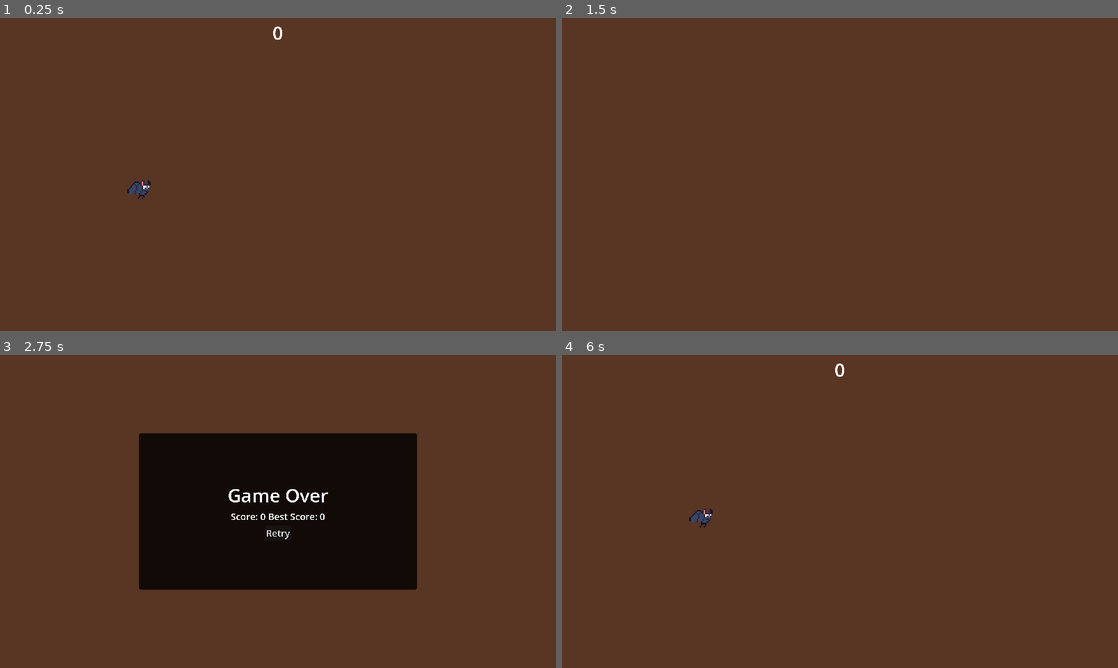
Above: before the commit, frames 1-4 (two rows, left to right).
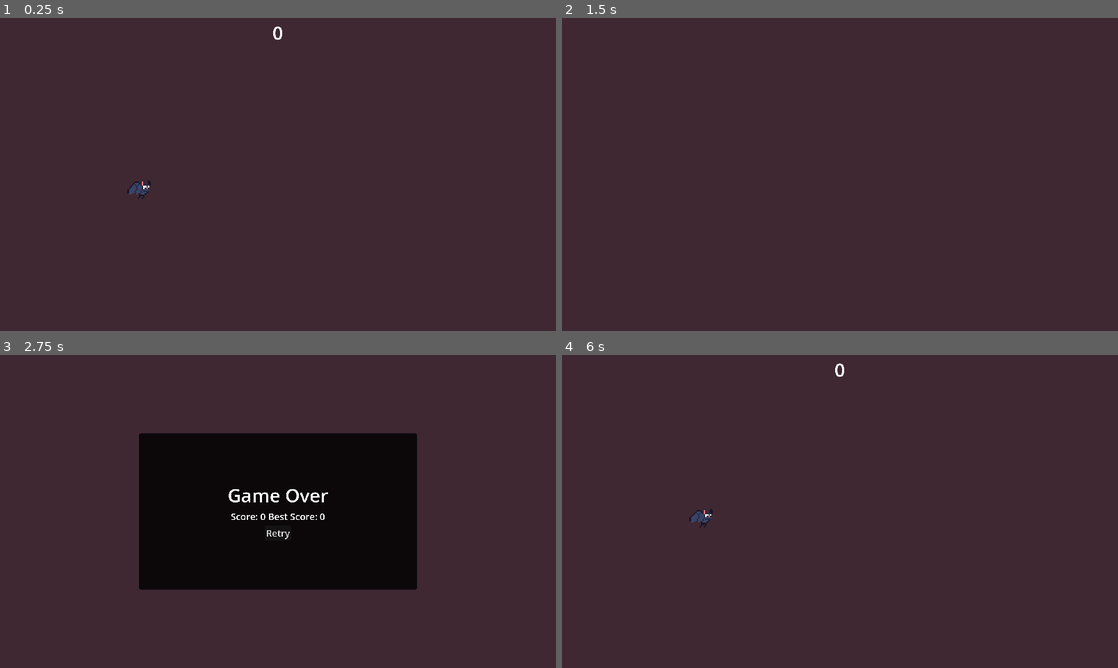
Above: after the commit, the same moments.

Repository: kirjahri/flappy-bat
Game: Godot game, scene res://scenes/main.tscn
Same seed, same stepped clock (60 frames per second), same inputs: the game is played once before the commit and once after it.
Inputs (mouse positions are in pixels of both pictures, inside the frame that each line leads up to):
- Up to frame 1 (0.25 s): no input
- Up to frame 2 (1.5 s): move the mouse to (962, 158) at 0.52 s; hold Right mouse button (dive) 0.53-1.28 s; click (962, 158) at 0.77 s; click (962, 158) at 1.07 s; move the mouse to (728, 190) at 1.27 s; right-click (728, 190) at 1.35 s
- Up to frame 3 (2.75 s): click (166, 527) at 1.52 s; click (166, 527) at 1.82 s; tap Enter at 2 s; move the mouse to (333, 442) at 2.02 s; hold Right mouse button (dive) from 2.03 s (still down)
- Up to frame 4 (6 s): release Right mouse button (dive) at 2.75 s; click "Retry" at 2.75 s; move the mouse to (812, 574) at 3.52 s; right-click (812, 574) at 3.6 s; click (812, 574) at 3.77 s; click (812, 574) at 4.07 s; move the mouse to (1006, 558) at 4.27 s; hold Right mouse button (dive) 4.28-5.03 s; click (1006, 558) at 4.52 s; click (1006, 558) at 4.82 s; tap Space at 5 s; move the mouse to (673, 464) at 5.02 s; right-click (673, 464) at 5.1 s; click (673, 464) at 5.27 s; click (673, 464) at 5.57 s; click "Retry" at 5.75 s

The runs differ from the first frame. In frame 1, 100% of the frame differs, in the area x 0-100%, y 0-100%; in frame 2, 100%; in frame 3, 75%; in frame 4, 100%.

Commit message:
feat: add new sprites and fix pixel inconsistency

Diff:
--- a/scenes/dripstone.tscn
+++ b/scenes/dripstone.tscn
@@ -11,4 +11,5 @@
 texture = ExtResource("1_xb8k7")
 
 [node name="CollisionPolygon2D" type="CollisionPolygon2D" parent="KillZone"]
-polygon = PackedVector2Array(7, 39, 7, -1, 0, -39, -7, -1, -7, 39)
+position = Vector2(0, 1)
+polygon = PackedVector2Array(13, 63, 8, -10, 0, -64, -8, -10, -14, 63)
--- a/scenes/dripstones.tscn
+++ b/scenes/dripstones.tscn
@@ -4,7 +4,7 @@
 [ext_resource type="Script" uid="uid://db2a1uk6ipw7k" path="res://scripts/dripstones.gd" id="1_peu2f"]
 
 [sub_resource type="RectangleShape2D" id="RectangleShape2D_peu2f"]
-size = Vector2(2, 20)
+size = Vector2(2, 42)
 
 [node name="Dripstones" type="Node2D" node_paths=PackedStringArray("score_area") groups=["dripstones"]]
 script = ExtResource("1_peu2f")
@@ -12,11 +12,11 @@
 speed = 500.0
 
 [node name="Dripstone" parent="." instance=ExtResource("1_56cwe")]
-position = Vector2(0, -50)
+position = Vector2(0, -85)
 rotation = 3.14159
 
 [node name="Dripstone2" parent="." instance=ExtResource("1_56cwe")]
-position = Vector2(0, 50)
+position = Vector2(0, 85)
 
 [node name="ScoreArea" type="Area2D" parent="."]
 
--- a/scenes/main.tscn
+++ b/scenes/main.tscn
@@ -64,7 +64,9 @@
 y_min = 350.0
 y_max = 750.0
 added_speed = 3.0
+dripstones_scale = Vector2(5, 5)
 orb_scene = ExtResource("3_tefeu")
+orb_scale = Vector2(5, 5)
 spawn_rate = 0.2
 seconds_restored = 5.0
 added_x_range_max = 300.0
@@ -111,7 +113,7 @@
 anchor_bottom = 1.0
 grow_horizontal = 2
 grow_vertical = 2
-color = Color(0.35, 0.208892, 0.1435, 1)
+color = Color(0.247059, 0.156863, 0.196078, 1)
 metadata/_edit_use_anchors_ = true
 
 [node name="Player" parent="." instance=ExtResource("1_o5qli")]
--- a/scenes/orb.tscn
+++ b/scenes/orb.tscn
@@ -1,17 +1,17 @@
 [gd_scene load_steps=5 format=3 uid="uid://by0077tgv1o31"]
 
-[ext_resource type="Texture2D" uid="uid://dua0n4fheov00" path="res://assets/sprites/yellow-orb.png" id="1_ktqa0"]
 [ext_resource type="Script" uid="uid://cwi7yfmq7d77f" path="res://scripts/orb.gd" id="1_ubfm6"]
+[ext_resource type="Texture2D" uid="uid://cunukckmeodpy" path="res://assets/sprites/orb.png" id="2_g6cbt"]
 [ext_resource type="Texture2D" uid="uid://cer6vberudn13" path="res://assets/sprites/light.svg" id="3_g6cbt"]
 
 [sub_resource type="CircleShape2D" id="CircleShape2D_ubfm6"]
-radius = 6.0
+radius = 3.0
 
 [node name="Orb" type="Area2D" groups=["orb"]]
 script = ExtResource("1_ubfm6")
 
 [node name="Sprite2D" type="Sprite2D" parent="."]
-texture = ExtResource("1_ktqa0")
+texture = ExtResource("2_g6cbt")
 
 [node name="CollisionShape2D" type="CollisionShape2D" parent="."]
 shape = SubResource("CircleShape2D_ubfm6")
--- a/scenes/player.tscn
+++ b/scenes/player.tscn
@@ -125,7 +125,7 @@
 sprite_frames = SubResource("SpriteFrames_qlg0r")
 animation = &"idle"
 autoplay = "idle"
-frame_progress = 0.318155
+frame_progress = 0.572454
 
 [node name="CollisionPolygon2D" type="CollisionPolygon2D" parent="."]
 polygon = PackedVector2Array(7, -3, 3, -3, 0, -5, -3, -5, -7, -1, -8, 2, -7, 4, 0, 4, 0, 6, 4, 6, 4, 4, 7, 2)
Binary file changed: assets/sprites/dripstone.png
Binary file added: assets/sprites/orb.png
Not shown, added: assets/sprites/orb.png.import
